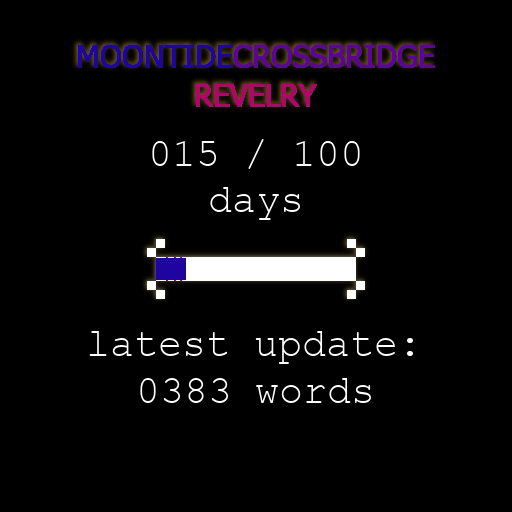
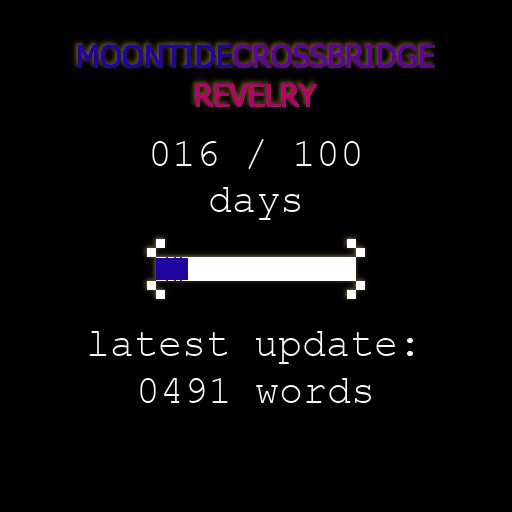
Revision of a layered 512x512 image; what changed, layer by layer:
painted on "progress bar" over bbox(186, 258, 188, 280)
painted on "XXX / 100" over bbox(199, 141, 217, 166)
painted on "0000" over bbox(163, 378, 228, 403)
